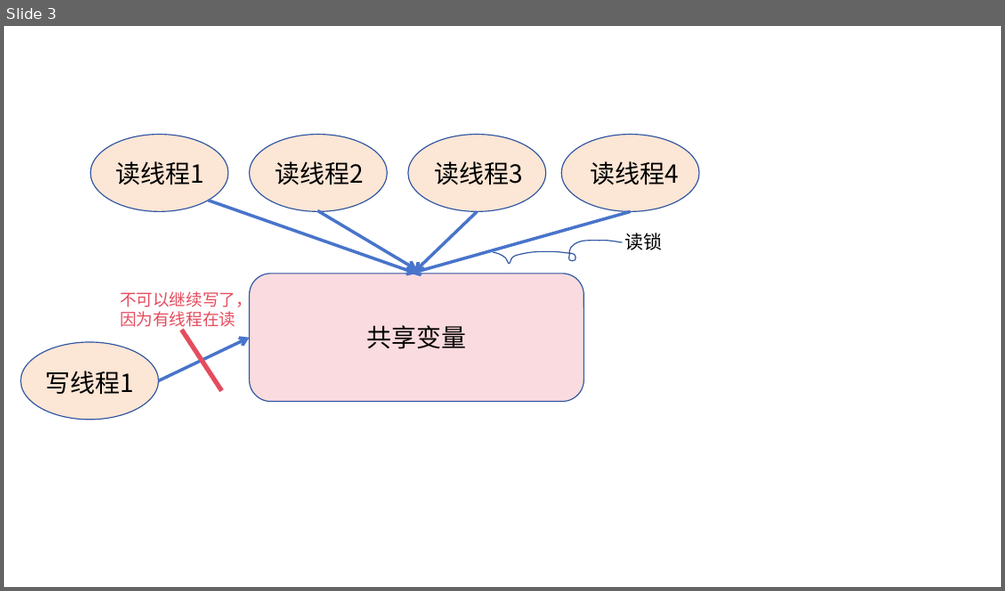
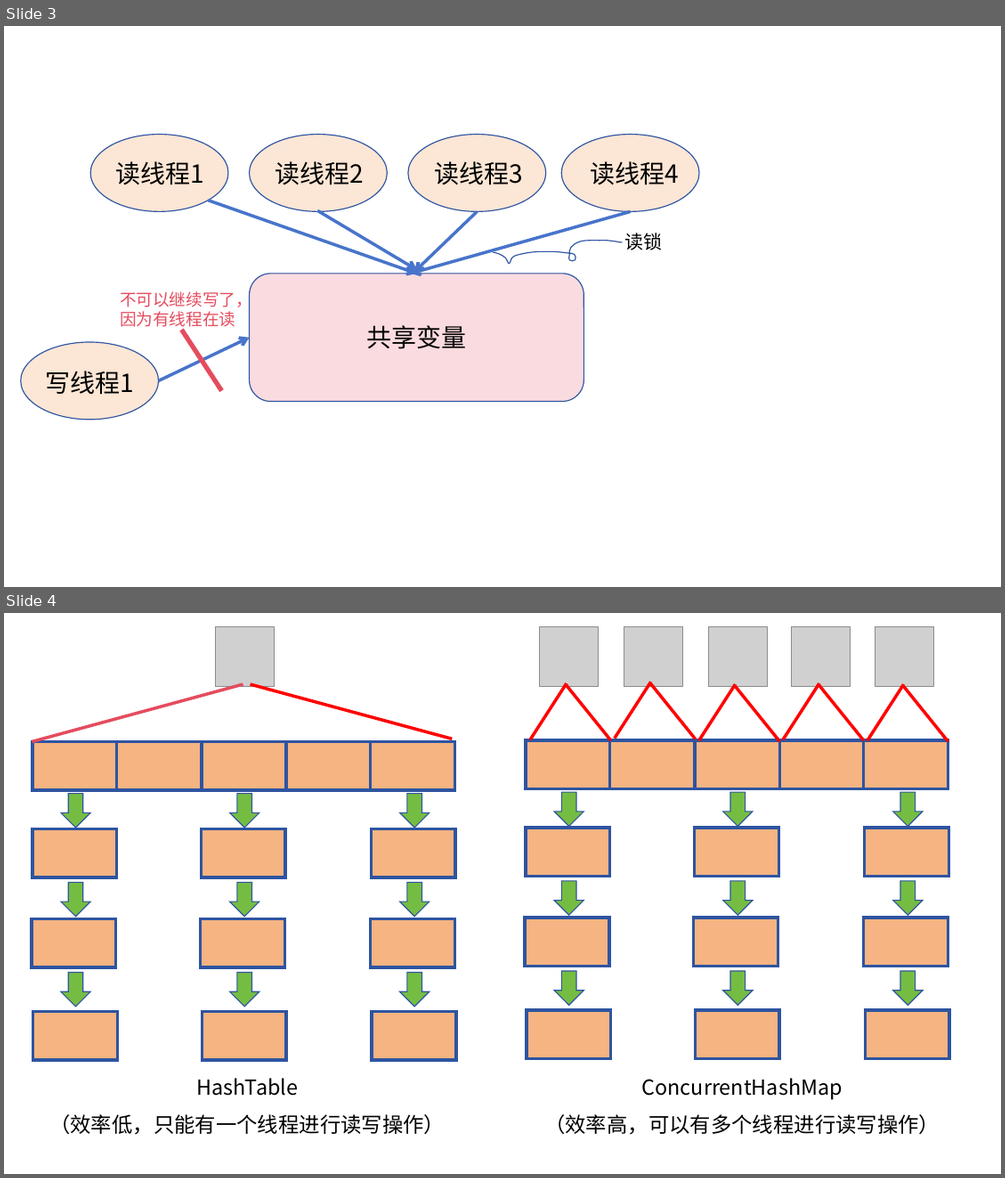
Before and after one commit to Kevin-Qiuu/JavaLearning, a slide deck: JavaEE 学习/流程图&示意图.pptx. Shown one above the other, each under a label of ours: slide 3 before the commit, slides 3 and 4 after it. The pictures are 1005x591 and 1005x1178 pixels, drawn with LibreOffice and Linux fonts; fonts in the diff are those of the drawing; grey boxes stand for pictures. Boxes give left, top, right and bottom in pixels: in the first picture for what was removed or moved away, otherwise in the second. Text is boxed around its words. In the diff, an @@ line names an element or a change of style, - is before the commit and + after.

Commit message:
今天是周六上午，完成了多线程的全部总结，继续学习，继续沉淀...

```diff
--- a/JavaEE 学习/流程图&示意图.pptx
+++ b/JavaEE 学习/流程图&示意图.pptx
@@ slide 4 added at (x1=4, y1=613, x2=1001, y2=1174), background #FFFFFF @@
@@ picture added at (x1=215, y1=627, x2=274, y2=686) @@
@@ picture added at (x1=540, y1=627, x2=599, y2=686) @@
@@ picture added at (x1=624, y1=627, x2=683, y2=686) @@
@@ picture added at (x1=708, y1=627, x2=768, y2=686) @@
@@ picture added at (x1=792, y1=627, x2=850, y2=686) @@
@@ picture added at (x1=874, y1=627, x2=933, y2=686) @@
@@ line added from (32, 742) to (243, 684), #E54C5E 3 pt @@
@@ line added from (452, 738) to (250, 684), #FF0000 3 pt @@
@@ line added from (531, 740) to (566, 683), #FF0000 3 pt @@
@@ line added from (611, 740) to (566, 684), #FF0000 3 pt @@
@@ line added from (615, 738) to (651, 682), #FF0000 3 pt @@
@@ line added from (695, 738) to (650, 682), #FF0000 3 pt @@
@@ line added from (699, 741) to (736, 684), #FF0000 3 pt @@
@@ line added from (779, 742) to (735, 686), #FF0000 3 pt @@
@@ line added from (783, 740) to (819, 683), #FF0000 3 pt @@
@@ line added from (864, 740) to (818, 684), #FF0000 3 pt @@
@@ line added from (867, 741) to (904, 684), #FF0000 3 pt @@
@@ line added from (947, 742) to (903, 686), #FF0000 3 pt @@
@@ group added at (x1=32, y1=742, x2=456, y2=1060): 14 rectangles, 9 down arrows @@
@@ group added at (x1=525, y1=740, x2=950, y2=1059): 14 rectangles, 9 down arrows @@
@@ text added at (x1=49, y1=1078, x2=445, y2=1135), 20 pt, text #000000 @@
+HashTable
+（效率低，只能有一个线程进行读写操作）
@@ text added at (x1=544, y1=1078, x2=939, y2=1135), 20 pt, text #000000 @@
+ConcurrentHashMap
+（效率高，可以有多个线程进行读写操作）
```
Also in this commit, not shown: 12 other files.
